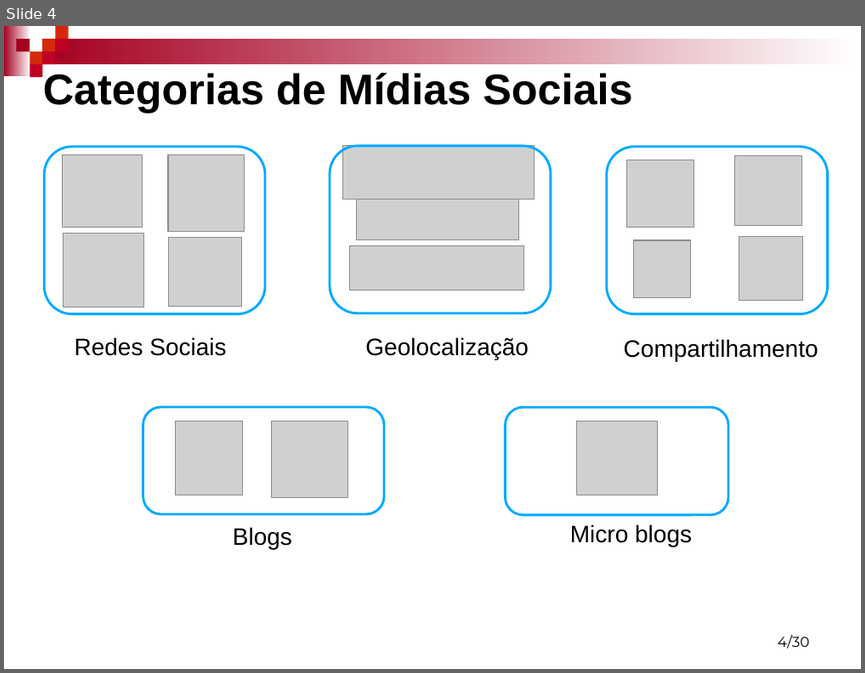
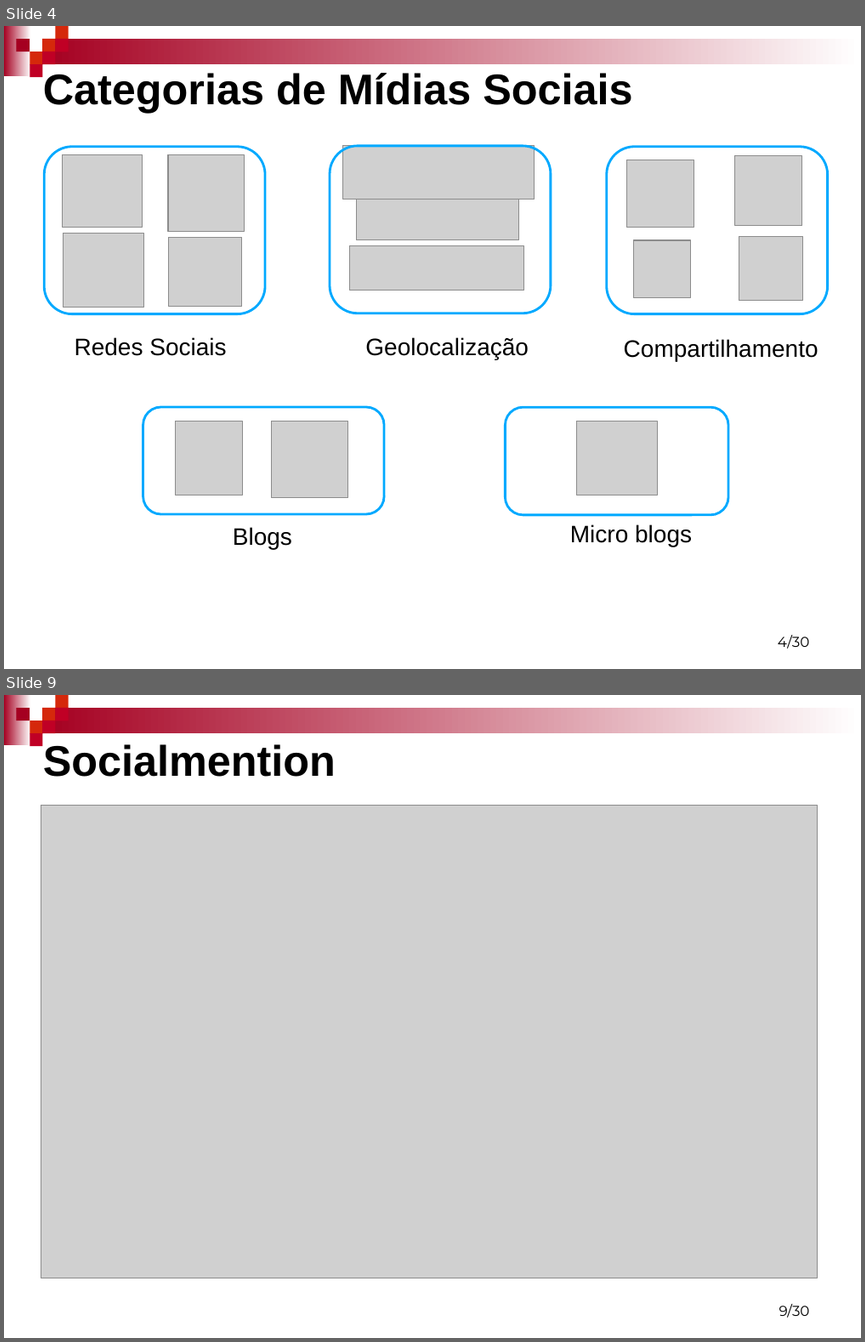
Before and after one commit to mfernado/my-project-socialmonitor, a slide deck: Artigo/Monitoramento de mídias Sociais - Marcos e Robson.ppt. Shown one above the other, each under a label of ours: slide 4 before the commit, slides 4 and 9 after it; the slides between them are not shown. The pictures are 865x673 and 865x1342 pixels, drawn with LibreOffice and Linux fonts; fonts in the diff are those of the drawing; grey boxes stand for pictures; background and template pictures are left out. Boxes give left, top, right and bottom in pixels: in the first picture for what was removed or moved away, otherwise in the second. Text is boxed around its words. In the diff, an @@ line names an element or a change of style, - is before the commit and + after.

```diff
--- a/Artigo/Monitoramento de mídias Sociais - Marcos e Robson.ppt
+++ b/Artigo/Monitoramento de mídias Sociais - Marcos e Robson.ppt
@@ slide 9 added at (4, 695, 861, 1338), background #FFFFFF; not listed: 9 template elements that a slide beside it also shows @@
@@ title added at (43, 744, 336, 777), 36 pt, text #000000, bold @@
+Socialmention
@@ picture added at (41, 805, 818, 1277) @@
@@ page number added at (779, 1304, 810, 1317), 12 pt, text #000000 @@
+9/30
```
Also in this commit, not shown: 5 slides changed, 11 other slides added, 1 slide removed, 30 other files.
